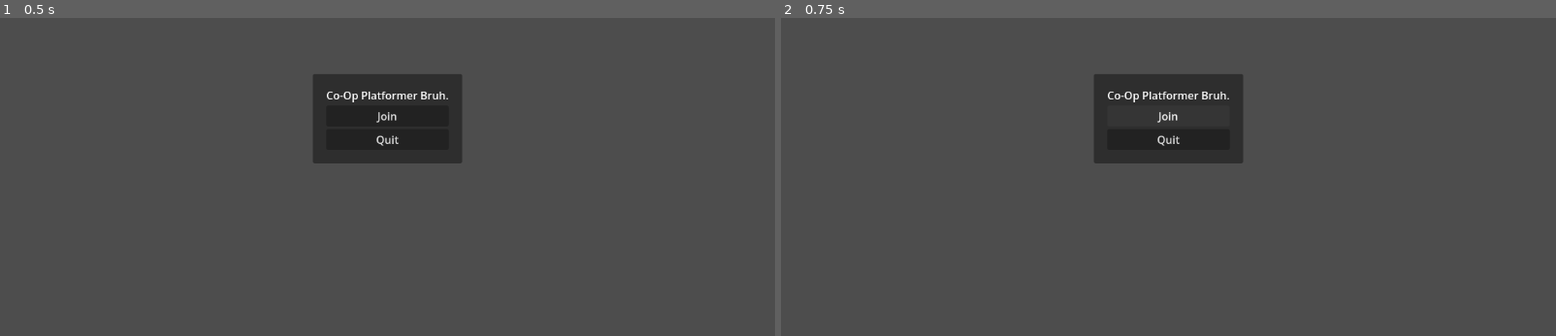
Above: before the commit, frames 1-2 (left to right).
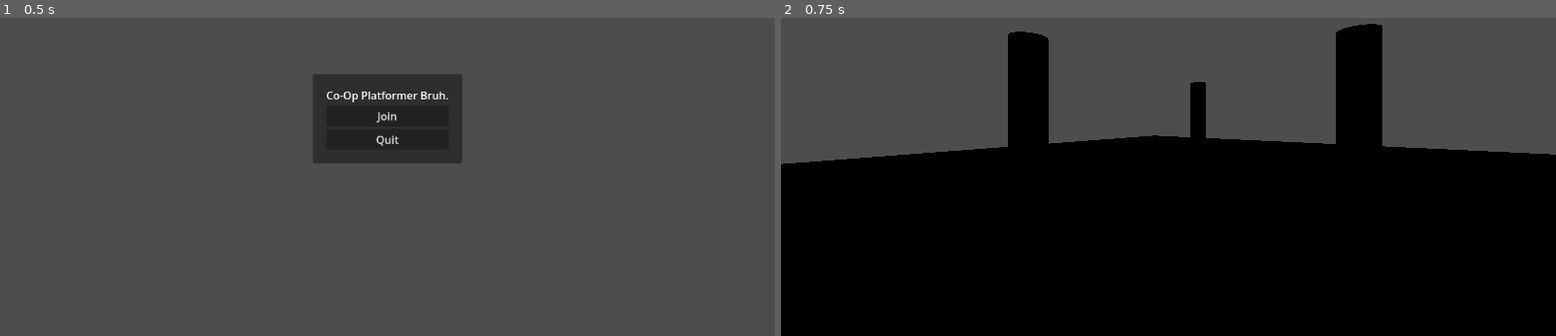
Above: after the commit, the same moments.

Repository: CosmoAdiX/Co-Op-Platformer
Game: Godot game, scene res://scenes/ui/main_menu.tscn
The game is run twice, just before and just after one commit, with the same random seed, the same clock (stepped at 60 frames per second) and the same inputs.
Inputs:
- Up to frame 1 (0.5 s): no input
- Up to frame 2 (0.75 s): click "Join" at 0.5 s

Frame 1 is identical in both runs. In frame 2, 66% of the frame differs, in the area x 0-100%, y 1-100%.

Commit message:
attaching the join button to join the forest scene

Diff:
--- a/scenes/main.tscn
+++ b/scenes/main.tscn
@@ -1,3 +1,5 @@
 [gd_scene format=3 uid="uid://dayy2xtg5l7qq"]
 
 [node name="Main" type="Node" unique_id=1905579172]
+
+[node name="CanvasLayer" type="CanvasLayer" parent="." unique_id=48302030]
--- a/scenes/ui/main_menu.gd
+++ b/scenes/ui/main_menu.gd
@@ -2,10 +2,17 @@
 
 @onready var button_join: Button = %ButtonJoin
 @onready var button_quit: Button = %ButtonQuit
+
+const WORLD_FOREST = preload("uid://p7owgavxnbl0")
+
+
+
 
 func _ready() -> void:
 	button_join.pressed.connect(on_join)
 	button_quit.pressed.connect(func(): get_tree().quit())
 
 func on_join() -> void:
-	print("JOINED LIL BRO!")
+	var new_world = WORLD_FOREST.instantiate()
+	get_tree().current_scene.add_child(new_world)
+	hide()
